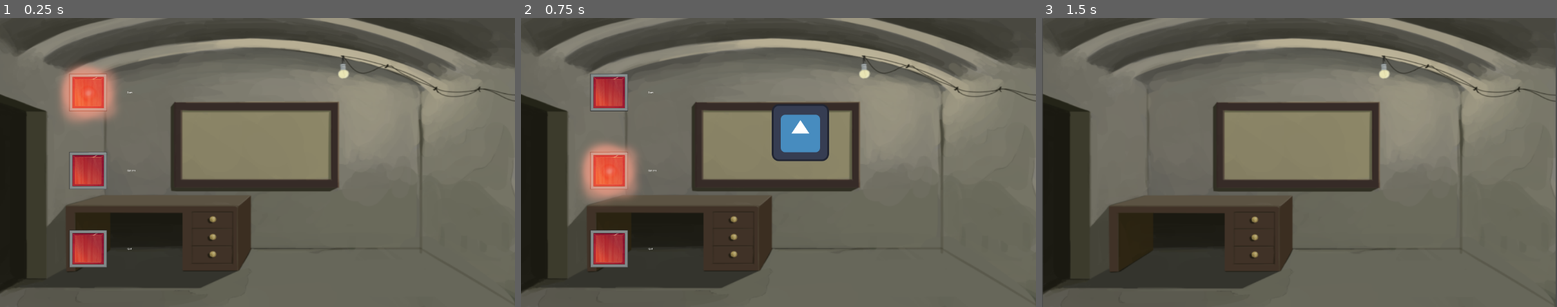
Above: before the commit, frames 1-3 (left to right).
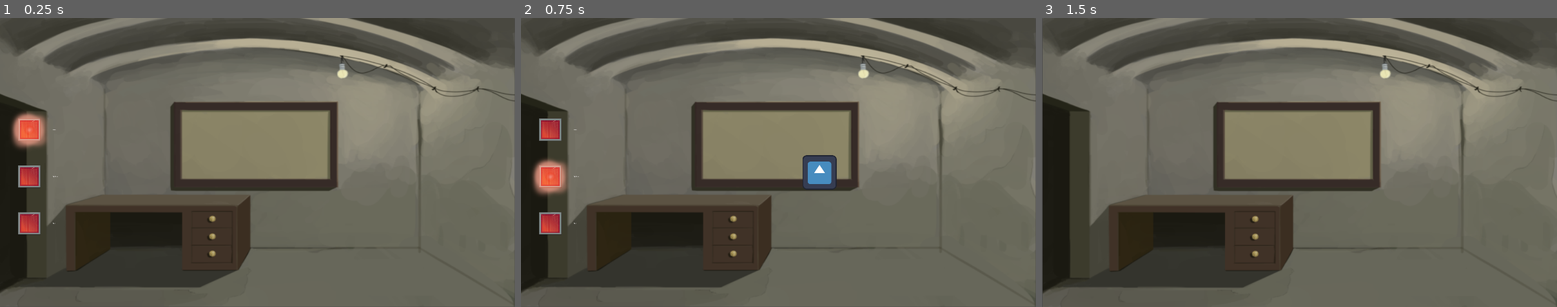
Above: after the commit, the same moments.

Repository: NiskashY/Incident
Game: Godot game, scene res://scenes/Menu/menu.tscn
The game is run twice, just before and just after one commit, with the same random seed, the same clock (stepped at 60 frames per second) and the same inputs. The engine's default icon, where the game draws it, is replaced by a stand-in: a white triangle on a blue panel in a dark square.
Inputs (mouse positions are in pixels of both pictures, inside the frame that each line leads up to; where the layout moved, square brackets give the same spot in the first picture):
- Up to frame 1 (0.25 s): no input
- Up to frame 2 (0.75 s): click (551, 176) [608, 171] at 0.5 s
- Up to frame 3 (1.5 s): click (1072, 130) [1129, 93] at 1.25 s

The runs differ from the first frame. In frame 1, 5.8% of the frame differs, in the area x 2-100%, y 2-94%; in frame 2, 8.5%; in frame 3, 1.2%.

Commit message:
пукич
какич

Diff:
--- a/project.godot
+++ b/project.godot
@@ -17,7 +17,10 @@
 
 [display]
 
-mouse_cursor/custom_image="res://art/tap.png"
+window/size/viewport_width=1920
+window/size/viewport_height=1080
+window/size/mode=3
+mouse_cursor/custom_image="res://art/chair.png"
 
 [rendering]
 
--- a/scenes/Menu/menu.tscn
+++ b/scenes/Menu/menu.tscn
@@ -25,8 +25,8 @@
 layout_mode = 0
 offset_left = -77.0
 offset_top = -26.0
-offset_right = 1080.0
-offset_bottom = 623.0
+offset_right = 1844.0
+offset_bottom = 1053.0
 texture = ExtResource("2_y5vfa")
 
 [node name="VBoxContainer" type="VBoxContainer" parent="."]
@@ -34,10 +34,10 @@
 anchors_preset = 2
 anchor_top = 1.0
 anchor_bottom = 1.0
-offset_left = 36.0
-offset_top = -594.0
-offset_right = 1463.0
-offset_bottom = 1154.0
+offset_left = -52.0
+offset_top = -776.0
+offset_right = 1375.0
+offset_bottom = 972.0
 grow_vertical = 0
 scale = Vector2(0.3, 0.3)
 
--- a/scenes/Menu/options.tscn
+++ b/scenes/Menu/options.tscn
@@ -7,5 +7,5 @@
 [node name="Sprite2D" type="Sprite2D" parent="."]
 
 [node name="Icon" type="Sprite2D" parent="."]
-position = Vector2(550, 231)
+position = Vector2(1038, 551)
 texture = ExtResource("1_78ltj")
--- a/scenes/main_scene.tscn
+++ b/scenes/main_scene.tscn
@@ -6,8 +6,8 @@
 
 [node name="TextureRect" type="TextureRect" parent="."]
 offset_left = 2.0
-offset_right = 1149.0
-offset_bottom = 650.0
+offset_right = 1921.0
+offset_bottom = 1080.0
 texture = ExtResource("1_wxxrf")
 
 [node name="TileMap" type="TileMap" parent="."]
